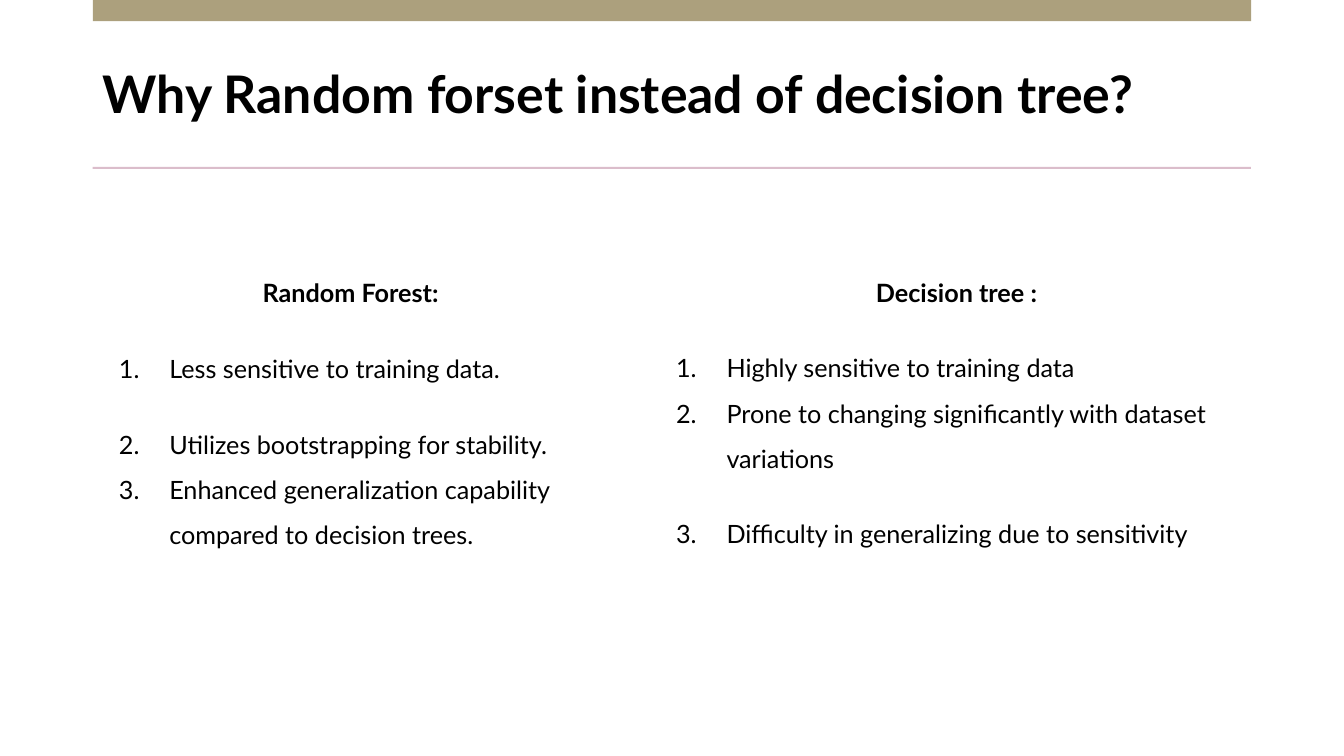
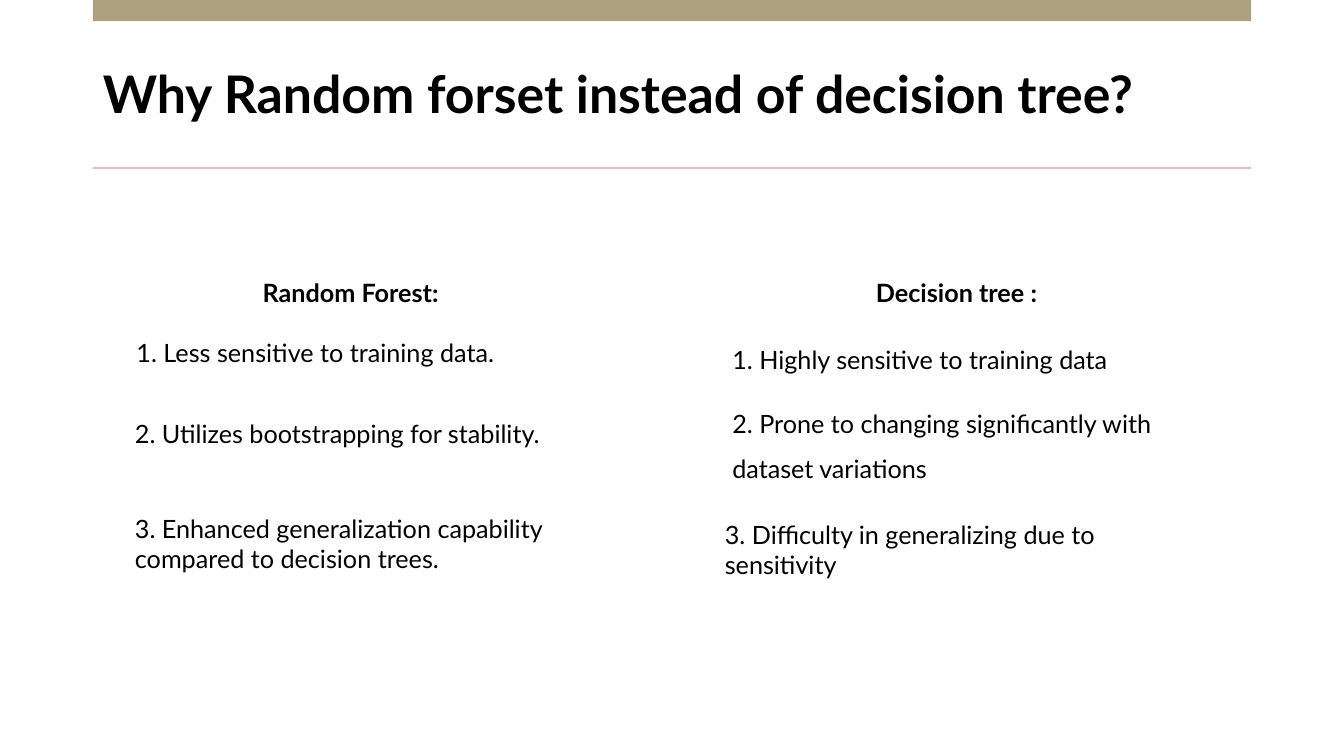
Before and after one commit to farshadmrd/random_forest, a slide deck: slide 4 of ML Final.pptx. Drawn at 1344x756 pixels with LibreOffice and Linux fonts; fonts in the diff are those of the drawing. Boxes give left, top, right and bottom in pixels: in the first picture for what was removed or moved away, otherwise in the second. Text is boxed around its words. In the diff, an @@ line names an element or a change of style, - is before the commit and + after.

```diff
--- a/ML Final.pptx
+++ b/ML Final.pptx
@@ text added at <box>136,343,494,366</box>, 18 pt, text #000000 @@
+1. Less sensitive to training data.
@@ text at <box>169,359,550,549</box>: paragraphs removed @@
-1. Less sensitive to training data.
-2. Utilizes bootstrapping for stability.
-3. Enhanced generalization capability compared to decision trees.
@@ text at <box>727,358,1206,548</box>: paragraphs removed @@
-1. Highly sensitive to training data
-2. Prone to changing significantly with dataset variations
-3. Difficulty in generalizing due to sensitivity
@@ text added at <box>732,350,1107,374</box>, 18 pt, text #000000 @@
+1. Highly sensitive to training data
@@ text added at <box>732,414,1151,479</box>, 18 pt, text #000000 @@
+2. Prone to changing significantly with dataset variations
@@ text added at <box>135,424,540,448</box>, 18 pt, text #000000 @@
+2. Utilizes bootstrapping for stability.
@@ text added at <box>135,519,543,573</box>, 18 pt, text #000000 @@
+3. Enhanced generalization capability compared to decision trees.
@@ text added at <box>725,525,1094,579</box>, 18 pt, text #000000 @@
+3. Difficulty in generalizing due to sensitivity
```
Also in this commit, not shown: 11 other slides changed, 1 other file.
